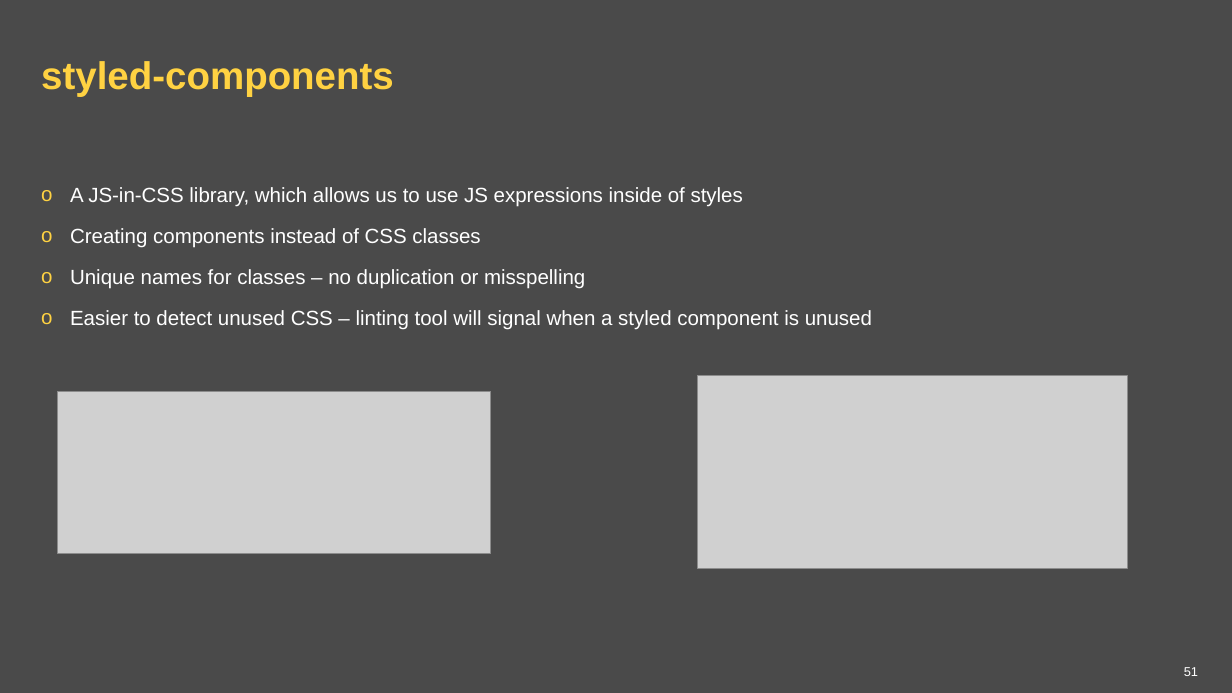
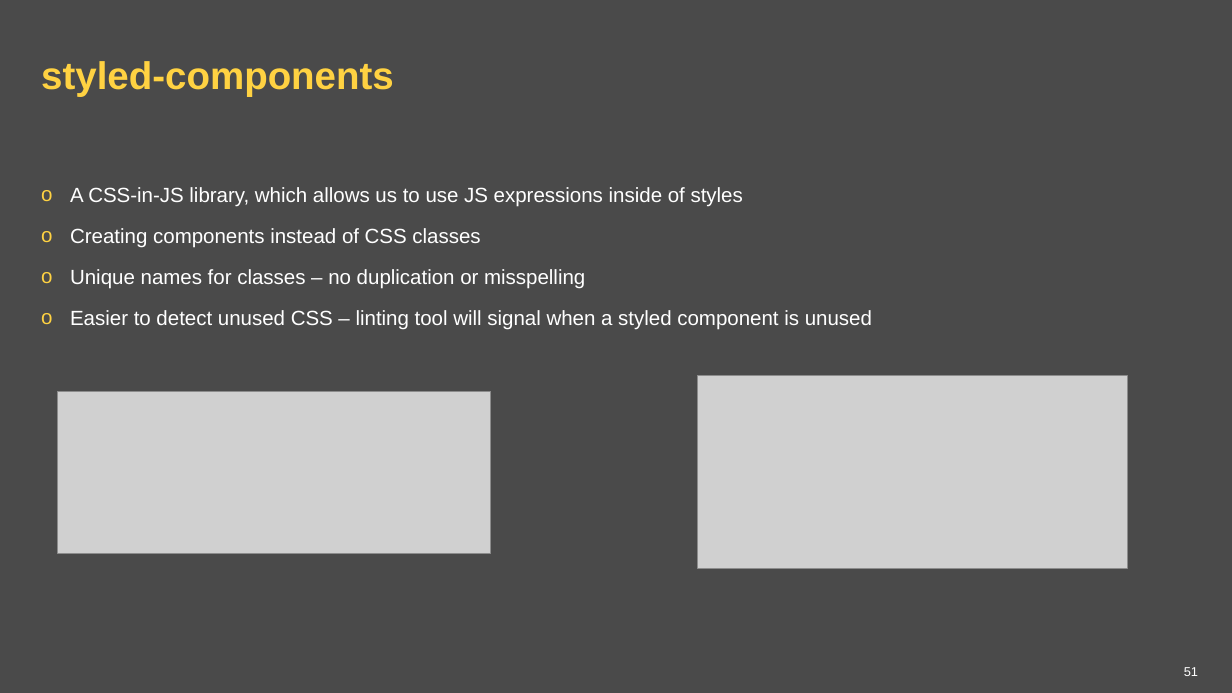
Before and after one commit to ppuzio/react-course-examples, a slide deck: slide 51 of React BEST course.pptx. Drawn at 1232x693 pixels with LibreOffice and Linux fonts; fonts in the diff are those of the drawing; grey boxes stand for pictures; background and template pictures are left out. Boxes give left, top, right and bottom in pixels: in the first picture for what was removed or moved away, otherwise in the second. Text is boxed around its words. In the diff, an @@ line names an element or a change of style, - is before the commit and + after.

```diff
--- a/React BEST course.pptx
+++ b/React BEST course.pptx
@@ text at [70,187,743,207]: text changed @@
-o A JS-in-CSS library, which allows us to use JS expressions inside of styles
+o A CSS-in-JS library, which allows us to use JS expressions inside of styles
```
Also in this commit, not shown: 6 other slides changed, 1 other file.
